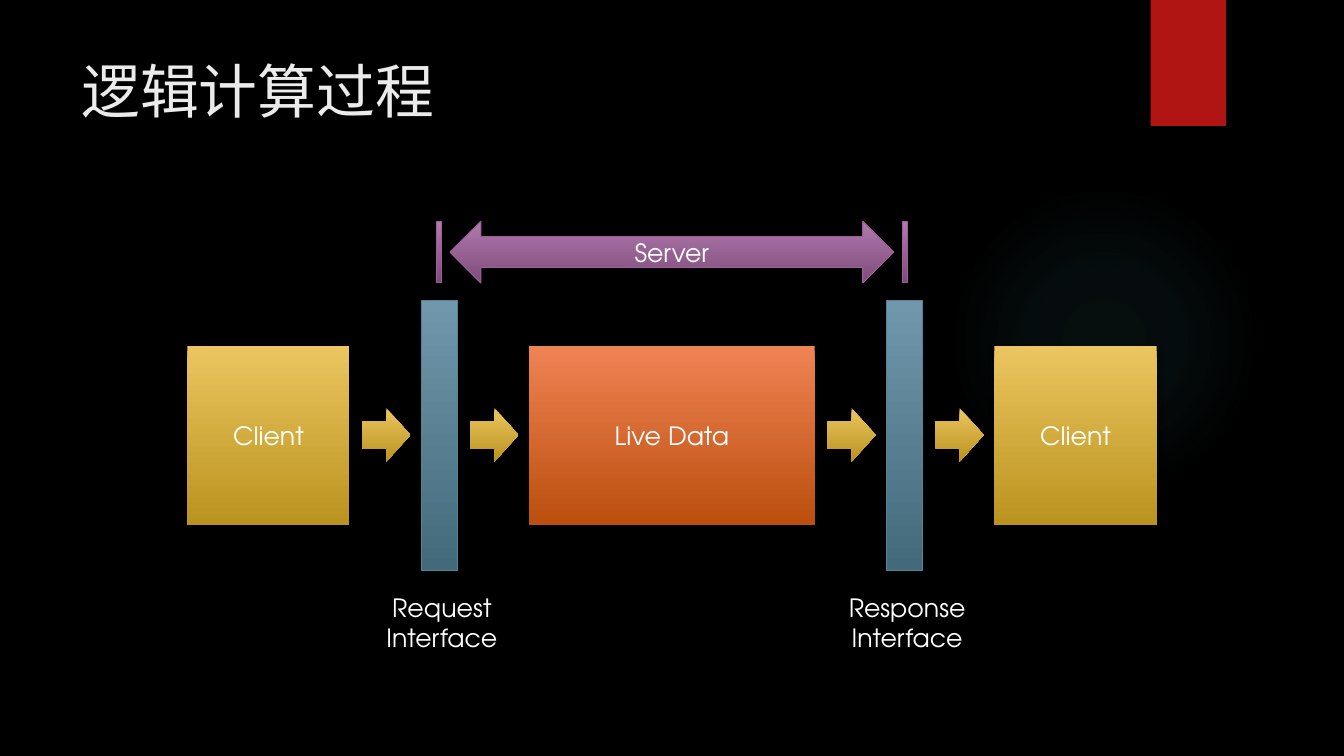
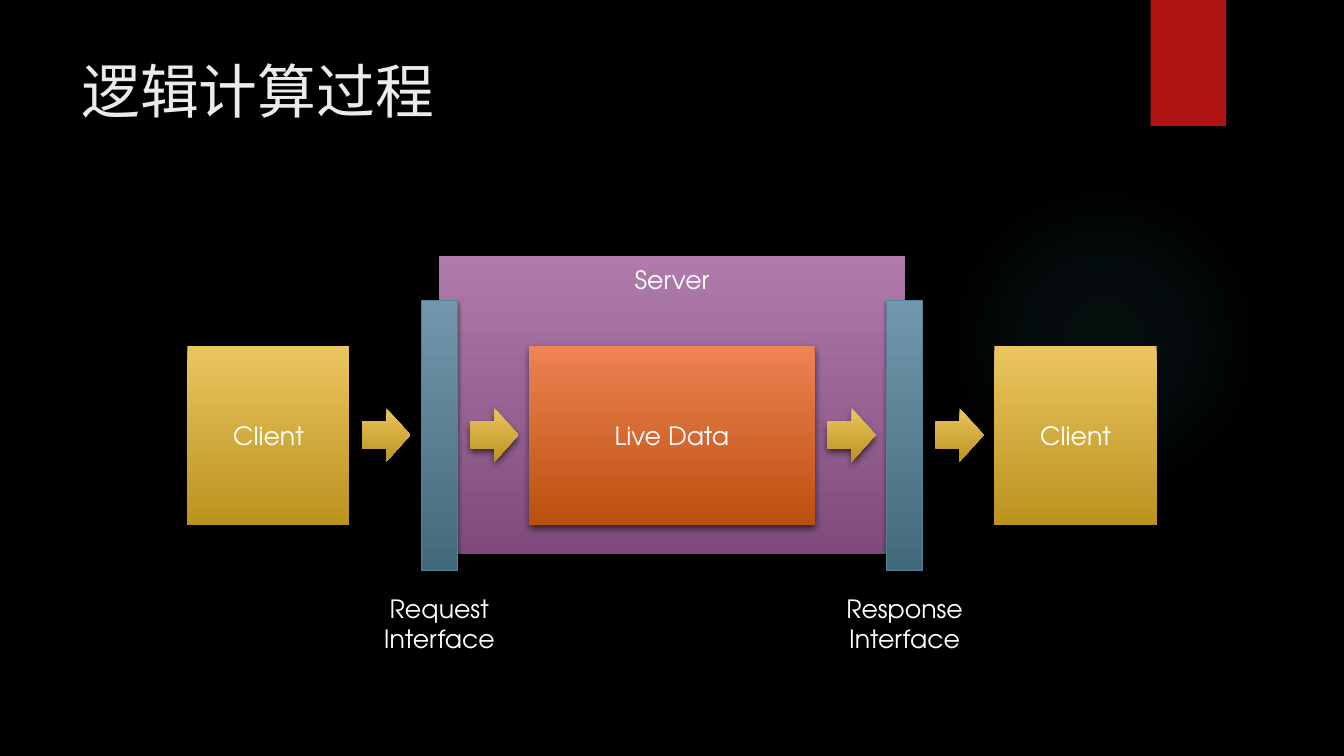
Before and after one commit to luozhishen/gameengine, a slide deck: slide 4 of Development/Documents/ZionEngine.pptx. Drawn at 1344x756 pixels with LibreOffice and Linux fonts; fonts in the diff are those of the drawing; background and template pictures are left out. Boxes give left, top, right and bottom in pixels: in the first picture for what was removed or moved away, otherwise in the second. Text is boxed around its words. In the diff, an @@ line names an element or a change of style, - is before the commit and + after.

```diff
--- a/Development/Documents/ZionEngine.pptx
+++ b/Development/Documents/ZionEngine.pptx
@@ rectangle removed at (x1=437, y1=221, x2=442, y2=282) @@
@@ rectangle removed at (x1=902, y1=221, x2=907, y2=282) @@
@@ rectangle added at (x1=439, y1=256, x2=905, y2=555), fill gradient #AF7CAC to #7F4B7C @@
@@ text "Server" moved from (x1=450, y1=221, x2=893, y2=282) to (x1=635, y1=270, x2=710, y2=289) @@
@@ text "Server" at (x1=635, y1=270, x2=710, y2=289): vertical alignment middle to top; fill gradient #AF7CAC to #7F4B7C to none; outline #9E5E9B 0.75 pt to none; shadow off @@
```
Also in this commit, not shown: 1 other slide changed, 2 slides added.
